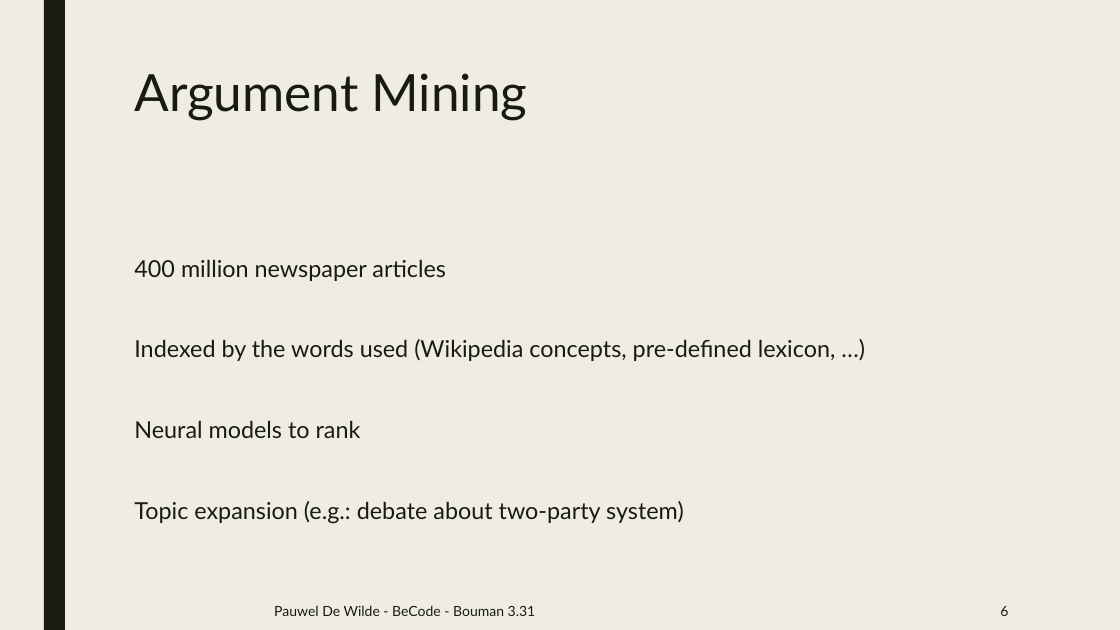
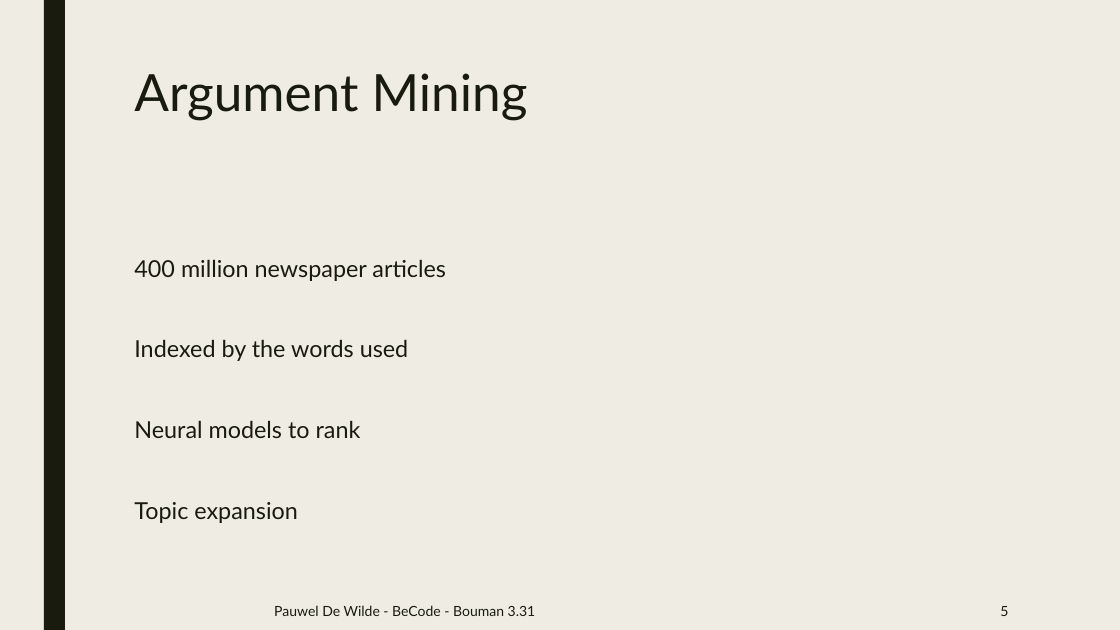
Before and after one commit to Pauwel1/BeCode, a slide deck: slide 5 of Autonomous Debating System.pptx. Drawn at 1120x630 pixels with LibreOffice and Linux fonts; fonts in the diff are those of the drawing. Boxes give left, top, right and bottom in pixels: in the first picture for what was removed or moved away, otherwise in the second. Text is boxed around its words. In the diff, an @@ line names an element or a change of style, - is before the commit and + after.

Commit message:
Autonomous Debating System

```diff
--- a/Autonomous Debating System.pptx
+++ b/Autonomous Debating System.pptx
@@ text at (x1=134, y1=339, x2=409, y2=361): text changed @@
-Indexed by the words used (Wikipedia concepts, pre-defined lexicon, …)
+Indexed by the words used
@@ text at (x1=134, y1=502, x2=298, y2=523): text changed @@
-Topic expansion (e.g.: debate about two-party system)
+Topic expansion
@@ page number at (x1=1000, y1=606, x2=1008, y2=616): text changed @@
-6
+5
```
Also in this commit, not shown: 2 other slides changed, 1 other file.
